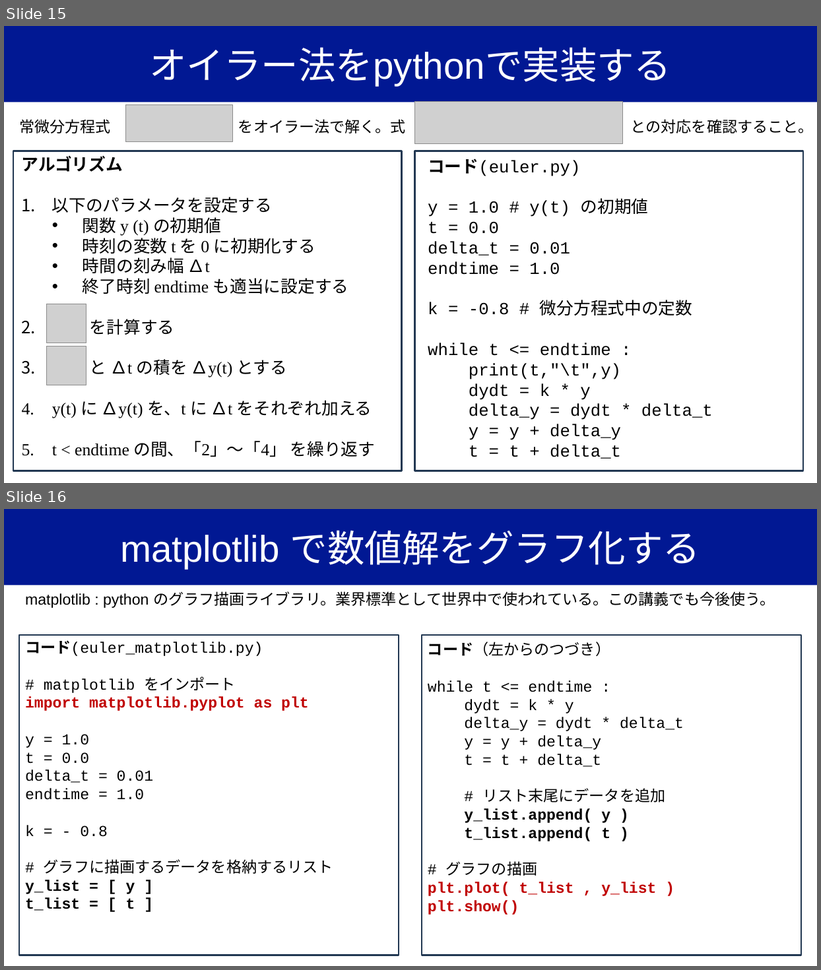
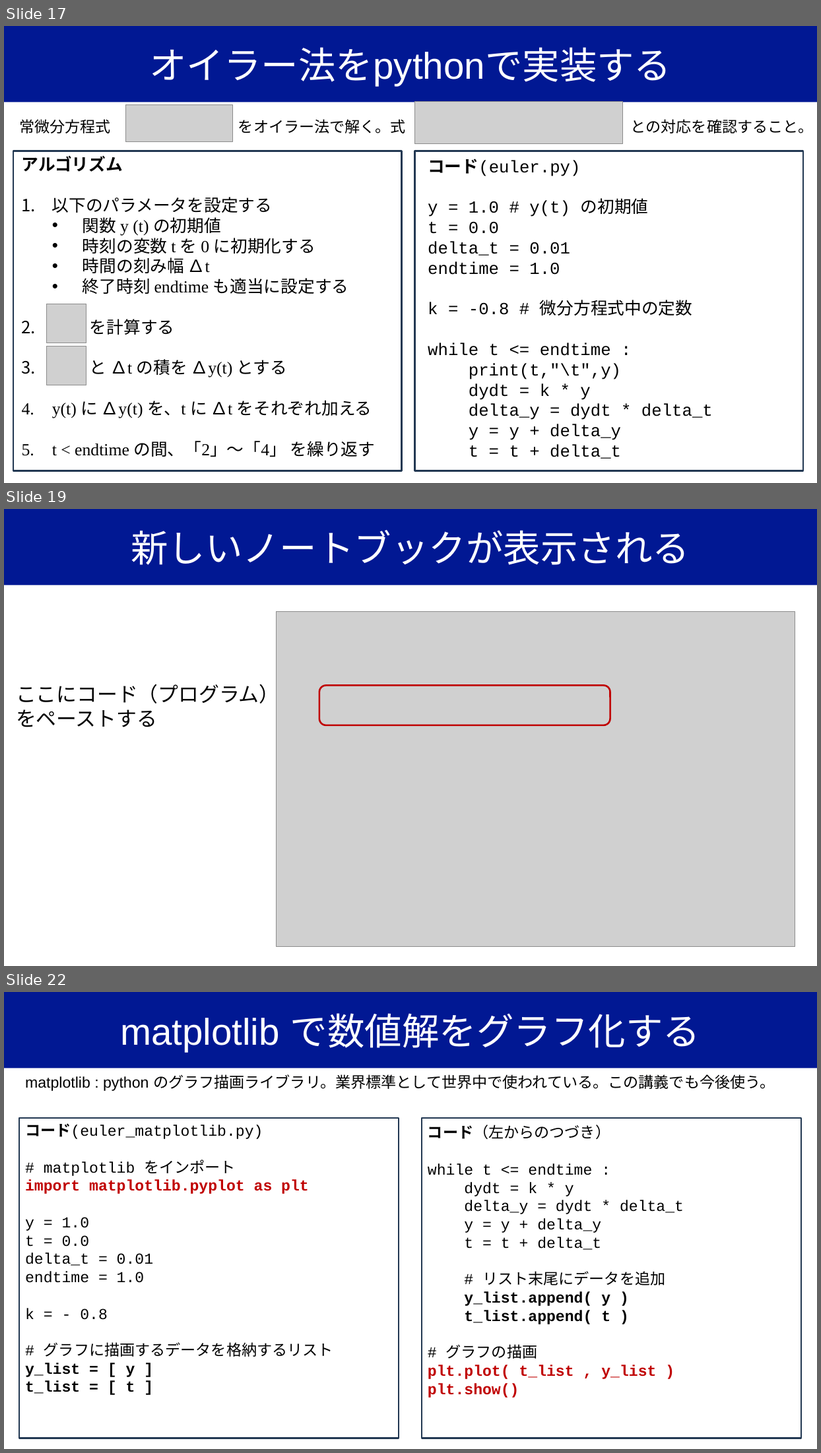
Before and after one commit to YugiLab/Lectures, a slide deck: DS2_2026/Day1/yugi_lecture1_ode.pptx. Shown one above the other, each under a label of ours: slides 15 and 16 before the commit, slides 17, 19 and 22 after it; the slides between them are not shown. The pictures are 821x970 and 821x1453 pixels, drawn with LibreOffice and Linux fonts; fonts in the diff are those of the drawing; grey boxes stand for pictures. Boxes give left, top, right and bottom in pixels: in the first picture for what was removed or moved away, otherwise in the second. Text is boxed around its words. In the diff, an @@ line names an element or a change of style, - is before the commit and + after.

```diff
--- a/DS2_2026/Day1/yugi_lecture1_ode.pptx
+++ b/DS2_2026/Day1/yugi_lecture1_ode.pptx
@@ slide 19 added at bbox=[4, 509, 817, 966], background #FFFFFF @@
@@ title added at bbox=[4, 509, 817, 586], fill #011893, 44 pt, text #FFFFFF @@
+新しいノートブックが表示される
@@ picture added at bbox=[276, 612, 795, 948] @@
@@ text added at bbox=[16, 681, 279, 727], 24 pt, text #000000 @@
+ここにコード（プログラム）をペーストする
@@ rounded rectangle added at bbox=[319, 685, 611, 725], outline #C00000 2 pt @@
@@ what was slide 15 is now slide 17 @@
@@ what was slide 16 is now slide 22 @@
```
Also in this commit, not shown: 5 other slides added, 2 other files.
